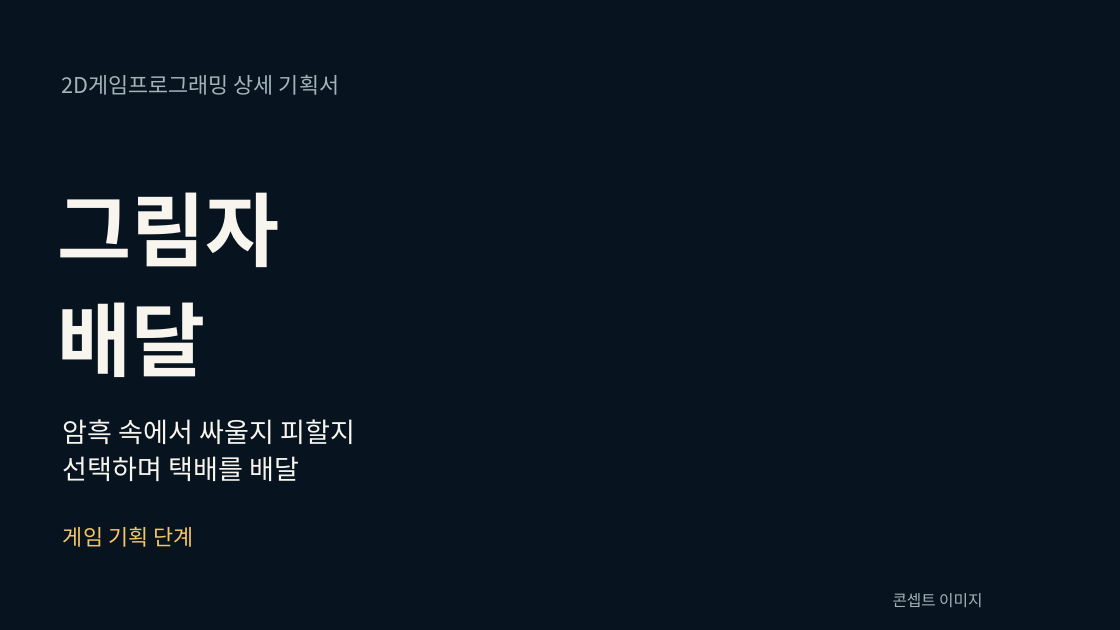
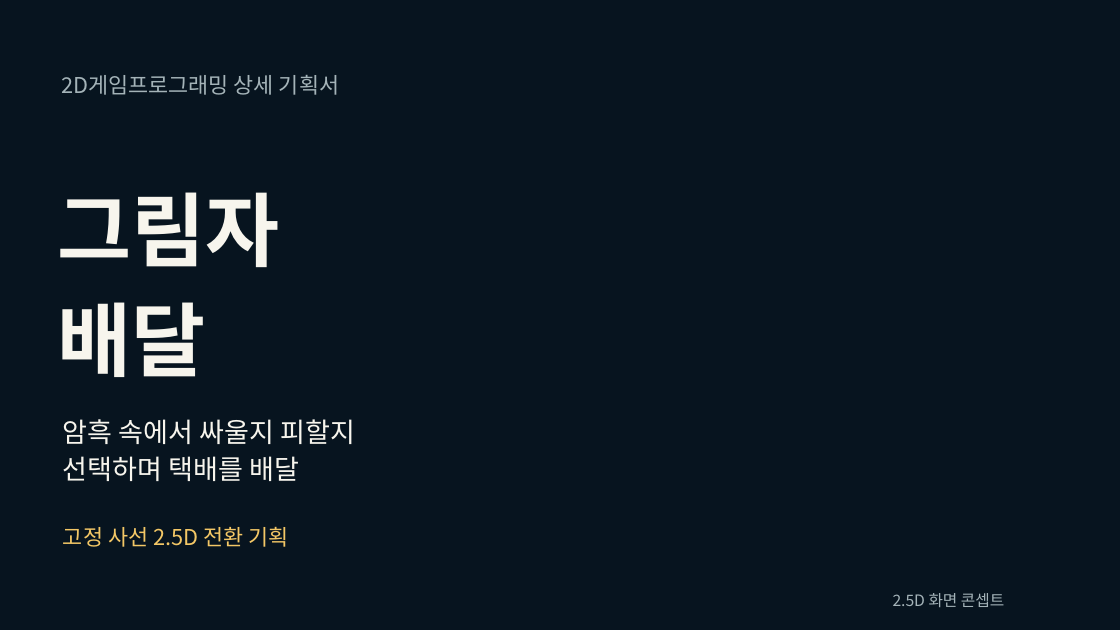
Before and after one commit to yoon778/2D_project, a slide deck: slide 1 of presentation/그림자_배달_기획서.pptx. Drawn at 1120x630 pixels with LibreOffice and Linux fonts; fonts in the diff are those of the drawing; background and template pictures are left out. Boxes give left, top, right and bottom in pixels: in the first picture for what was removed or moved away, otherwise in the second. Text is boxed around its words. In the diff, an @@ line names an element or a change of style, - is before the commit and + after.

Commit message:
docs: 2.5D 발표와 기획 PPT 및 시각자료 갱신

```diff
--- a/presentation/그림자_배달_기획서.pptx
+++ b/presentation/그림자_배달_기획서.pptx
@@ text at (63,526,288,547): text changed @@
-게임 기획 단계
+고정 사선 2.5D 전환 기획
@@ text at (893,593,1004,607): text changed @@
-콘셉트 이미지
+2.5D 화면 콘셉트
```
Also in this commit, not shown: 8 other slides changed, 10 other files.
